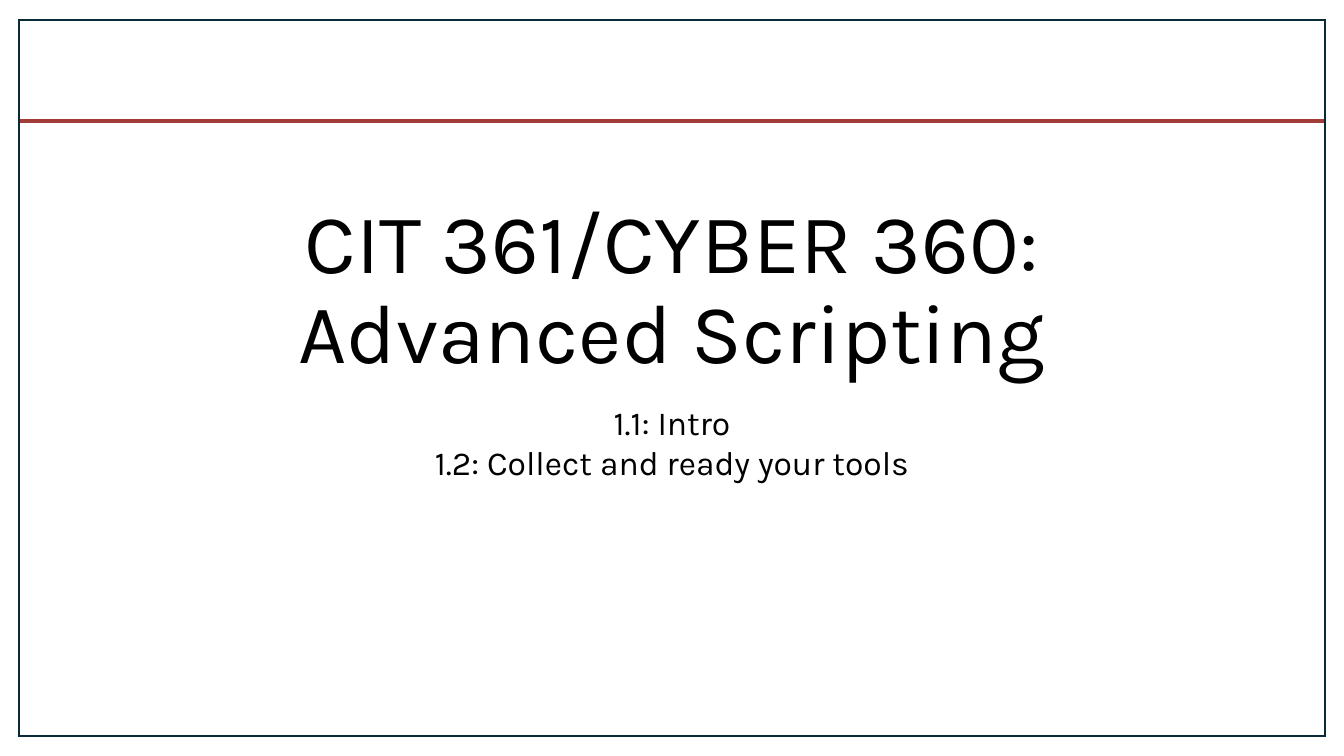
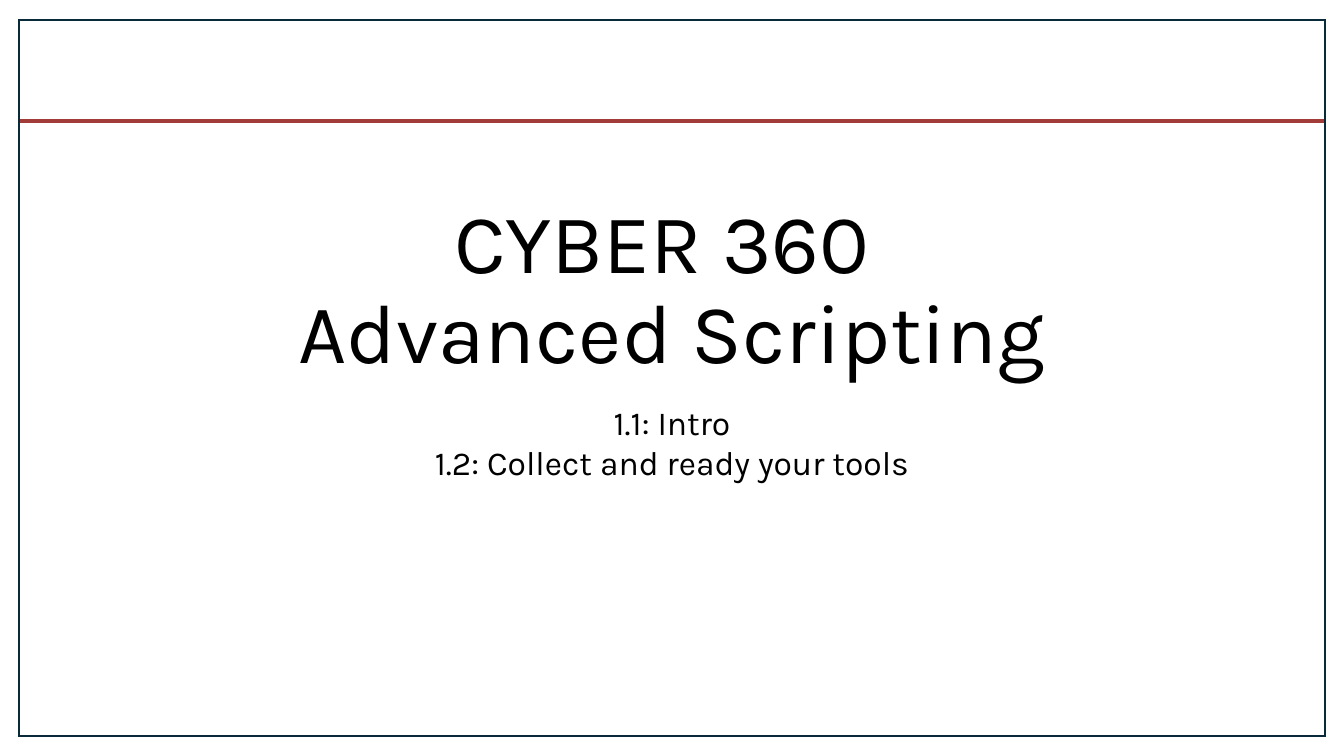
Before and after one commit to byui-cyber360/content, a slide deck: slide 1 of CYBER360-1.1-1.2-Intro-Toolsets.pptx. Drawn at 1344x756 pixels with LibreOffice and Linux fonts; fonts in the diff are those of the drawing; background and template pictures are left out. Boxes give left, top, right and bottom in pixels: in the first picture for what was removed or moved away, otherwise in the second. Text is boxed around its words. In the diff, an @@ line names an element or a change of style, - is before the commit and + after.

```diff
--- a/CYBER360-1.1-1.2-Intro-Toolsets.pptx
+++ b/CYBER360-1.1-1.2-Intro-Toolsets.pptx
@@ title at box(299, 219, 1045, 383): text changed @@
-CIT 361/CYBER 360: Advanced Scripting
+CYBER 360
+Advanced Scripting
```
Also in this commit, not shown: 3 other slides changed, 3 slides added, 1 other file.
